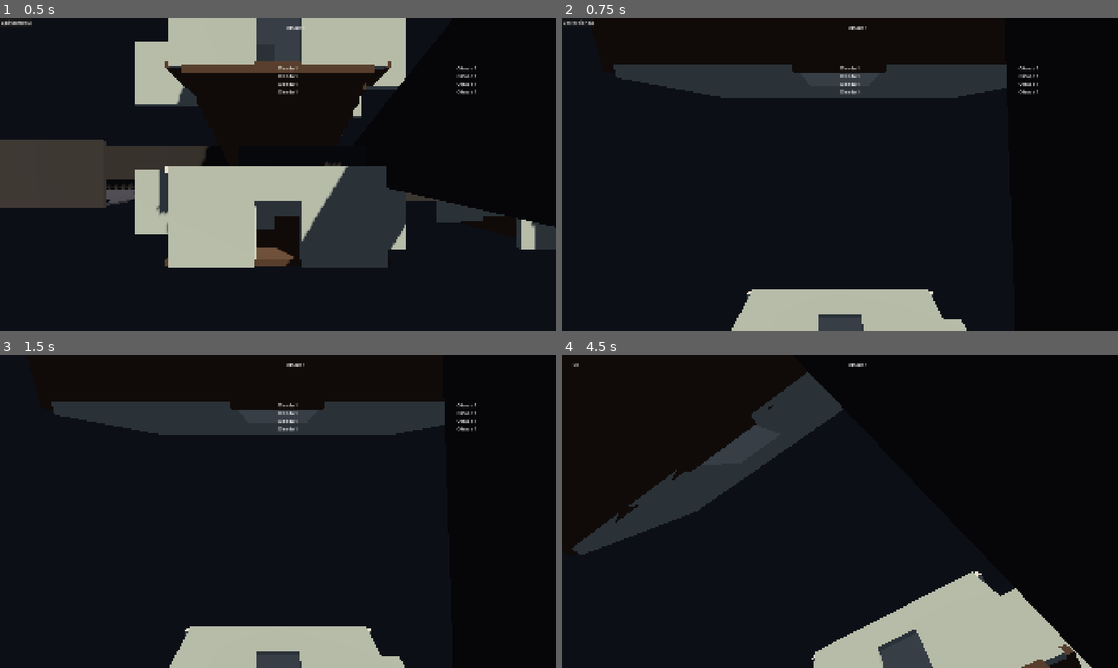
Above: before the commit, frames 1-4 (two rows, left to right).
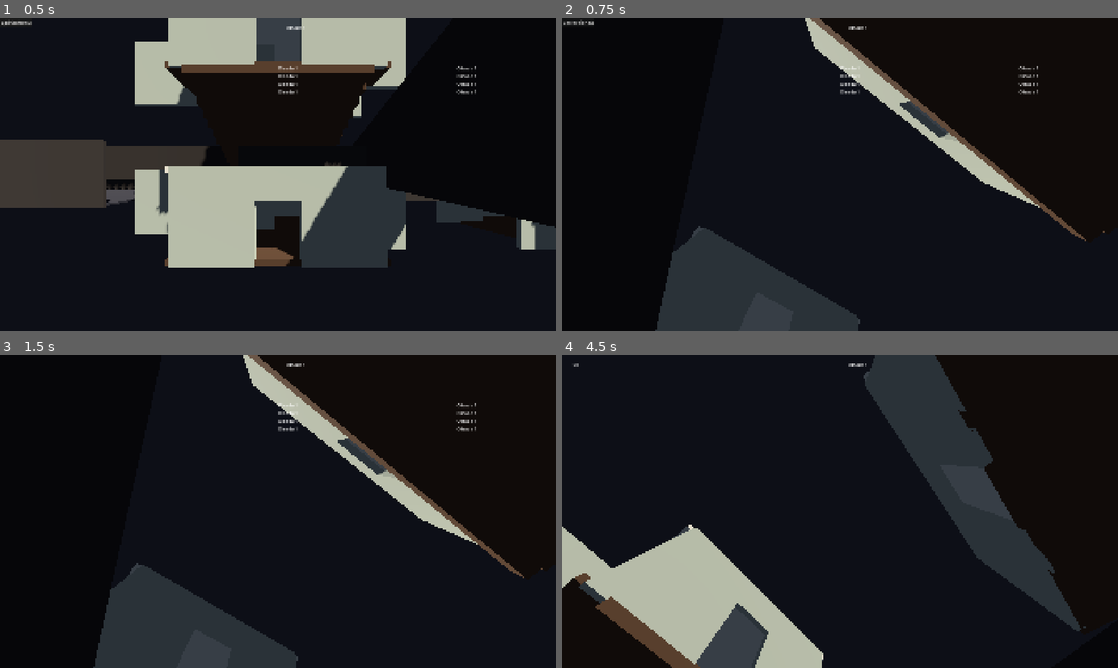
Above: after the commit, the same moments.

Repository: undertal401-hue/zombie-survival-3d
Game: Godot game, scene res://07_house/Main.tscn
Same seed, same stepped clock (60 frames per second), same inputs: the game is played once before the commit and once after it.
Inputs (mouse positions are in pixels of both pictures, inside the frame that each line leads up to):
- Up to frame 1 (0.5 s): no input
- Up to frame 2 (0.75 s): click "Cerrar tienda" at 0.5 s
- Up to frame 3 (1.5 s): click "Cerrar tienda" at 1.25 s
- Up to frame 4 (4.5 s): click "Cerrar tienda" at 2 s; tap Enter at 2.75, 2.85, 4.35 s; move the mouse to (962, 495) at 2.77 s; click (962, 495) at 2.92 s; tap Space at 3.5 s; drag from (728, 527) to (812, 574) at 3.52 s; move the mouse to (895, 442) at 4.27 s; click (895, 442) at 4.42 s

Frame 1 is identical in both runs. In frame 2, 19% of the frame differs, in the area x 9-98%, y 0-100%; in frame 3, 19%; in frame 4, 37%, in the area x 0-96%, y 0-100%.

Commit message:
fix: HUD visibility, mouse sensitivity, player movement fixes
- HUD: fixed bar initialization (_initialize_bars called on player_spawned)
- HUD: fixed crosshair spread access via get_node('WeaponManager')
- HUD: crosshair now visible with default white color
- PlayerCamera: reduced mouse sensitivity (0.0025 -> 0.0015)
- Player: set mouse_mode = CAPTURED on _ready
- Player: added Input.mouse_mode = CAPTURED in _ready

Tests: 5/5 suites, 92/92 validations PASSED
Export: game/build/zombie_survival_3d.x86_64 (71MB) builds successfully

Diff:
--- a/game/02_player/Player.gd
+++ b/game/02_player/Player.gd
@@ -24,6 +24,7 @@
 
 
 func _ready() -> void:
+	Input.mouse_mode = Input.MOUSE_MODE_CAPTURED
 	collision_layer = PLAYER_LAYER
 	collision_mask = PLAYER_MASK
 	add_to_group("player")
--- a/game/02_player/PlayerCamera.gd
+++ b/game/02_player/PlayerCamera.gd
@@ -9,7 +9,7 @@
 
 const PITCH_MIN: float = -80.0
 const PITCH_MAX: float = 75.0
-const MOUSE_SENSITIVITY: float = 0.0025
+const MOUSE_SENSITIVITY: float = 0.0015
 const ADS_SENSITIVITY_SCALE: float = 0.6
 const NORMAL_FOV: float = 75.0
 const ADS_FOV: float = 50.0
--- a/game/08_ui/HUD.gd
+++ b/game/08_ui/HUD.gd
@@ -17,6 +17,7 @@
 @onready var coin_label: Label = %CoinLabel
 @onready var notification_panel: VBoxContainer = %NotificationPanel
 @onready var crosshair: TextureRect = %Crosshair
+@onready var crosshair_color: Color = Color(1, 1, 1, 0.8)
 @onready var interaction_prompt: Label = %InteractionPrompt
 
 var _notifications: Array[Dictionary] = []
@@ -24,8 +25,12 @@
 
 
 func _ready() -> void:
+	crosshair.modulate = crosshair_color
+	crosshair.self_modulate = crosshair_color
 	process_mode = Node.PROCESS_MODE_ALWAYS
 	_connect_signals()
+	# Intentar encontrar jugador inmediatamente
+	call_deferred("_try_find_player")
 
 
 func _connect_signals() -> void:
@@ -41,17 +46,11 @@
 	EventBus.safe_zone_exited.connect(_on_safe_zone_exited)
 
 
-## Obtiene el jugador del arbol (diferido hasta que exista).
-func _on_player_ready() -> void:
+## Intenta encontrar el jugador al inicio.
+func _try_find_player() -> void:
 	var player: Player = get_tree().get_first_node_in_group("player") as Player
 	if player != null:
-		_player = player
-		health_bar.set_max(player.stats.max_hp)
-		health_bar.set_value(player.stats.hp)
-		stamina_bar.set_max(player.stats.max_stamina)
-		stamina_bar.set_value(player.stats.stamina)
-		infection_bar.set_max(player.stats.max_infection)
-		infection_bar.set_value(player.stats.infection)
+		_on_player_spawned(player)
 
 
 func _process(delta: float) -> void:
@@ -72,9 +71,12 @@
 
 
 func _update_crosshair_spread() -> void:
-	if _player == null or _player.weapon_manager == null:
+	if _player == null:
 		return
-	var weapon: BaseWeapon = _player.weapon_manager.active_weapon
+	var weapon_manager: Node = _player.get_node_or_null("WeaponManager")
+	if weapon_manager == null:
+		return
+	var weapon: BaseWeapon = weapon_manager.active_weapon
 	if weapon is RangedWeapon:
 		var spread: float = (weapon as RangedWeapon).recoil.current_spread((weapon as RangedWeapon).is_ads_active)
 		crosshair.scale = Vector2.ONE * (1.0 + spread * 0.1)
@@ -83,6 +85,18 @@
 func _on_player_spawned(player: Node3D) -> void:
 	if player is Player:
 		_player = player as Player
+		_initialize_bars(_player)
+
+
+func _initialize_bars(player: Player) -> void:
+	if player.stats == null:
+		return
+	health_bar.set_max(player.stats.max_hp)
+	health_bar.set_value(player.stats.hp)
+	stamina_bar.set_max(player.stats.max_stamina)
+	stamina_bar.set_value(player.stats.stamina)
+	infection_bar.set_max(player.stats.max_infection)
+	infection_bar.set_value(player.stats.infection)
 
 
 func _on_health_changed(current: float, maximum: float) -> void:
